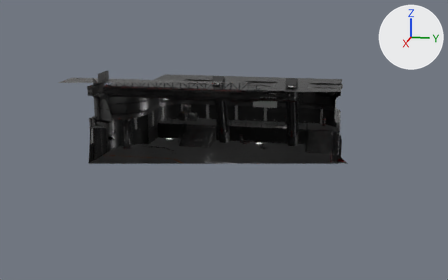
One commit to the glTF model demo90/demo-layout-fans.glb: the scene before it, then after it.
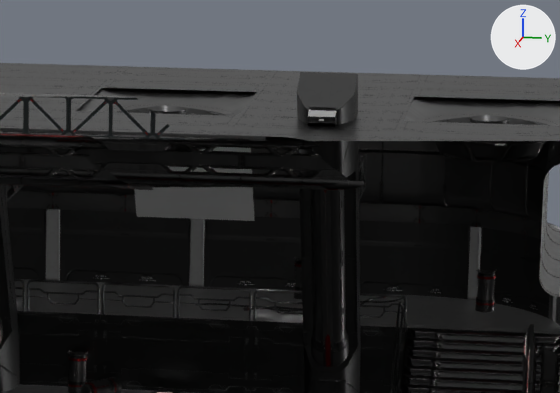
Each version is shown whole from a 50 mm camera at (70.2, 0.7, 19.6) aimed at (5.0, -12.3, 3.3), then close up on the part from 50% to 76% of the width and 23% to 51% of the height. Lighting does not change. The marker at upper right points along +X, +Y and +Z. Everything nearer to the camera than a plane just in front of the edit is cut away. Where no turn or scale is listed for an object, it has been applied to the vertices.

The first close-up shows 'Column_Hollow.003', 'Column_Hollow.004', 'Column_Large_Straight', 'Platform_Stairs_4Wide', 'Prop_Fan_Small.001', 'Screen0', 'ShortWall_DarkMetal2_Straight', 'ShortWall_DarkMetal2_Straight.001', 'TopAstra_Corner_Round_Inner', 'TopAstra_Straight', 'TopAstra_Straight.001', 'TopAstra_Straight.002', 'TopPlastic_Corner_Round_Inner'.
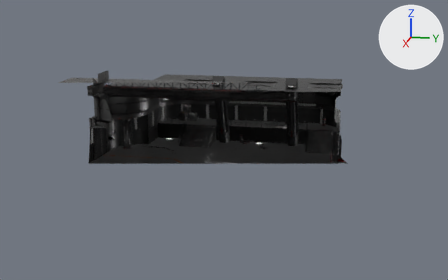
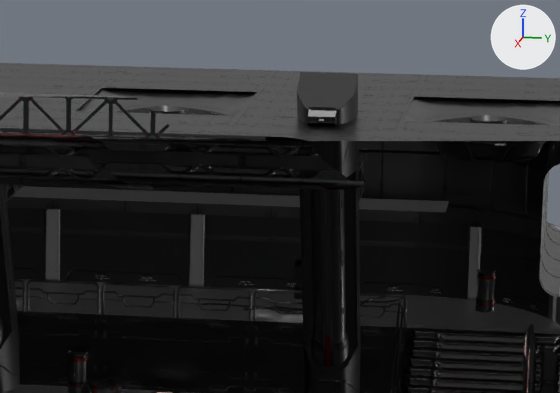
Where the change shows, as pixel boxes [x1, y1, x2, y2] in the close-ups (560 x 393 px):
'Screen0', moved, rescaled, turned
    before: [134, 147, 254, 221]
    after: [12, 186, 449, 212]
'TopPlastic_Straight.001', unchanged, uncovered by the edit
    before: [122, 148, 271, 217]
    after: [122, 147, 271, 217]

What changed in the scene script:
```text
Change ob_screen0:
    ob_screen0.rotation_euler: (0.0, -1.047, 0.0) -> (0.0, 0.0, 0.0)  # degrees (0, -60, 0) -> degrees (0, 0, 0)
    ob_screen0.location: (-10.35, -9.95, 5.43) -> (-9.66, -9.95, 4.89)
    ob_screen0.scale: (1.6, 1.6, 1.0) -> (0.799, 6.79, 1.6)
```
